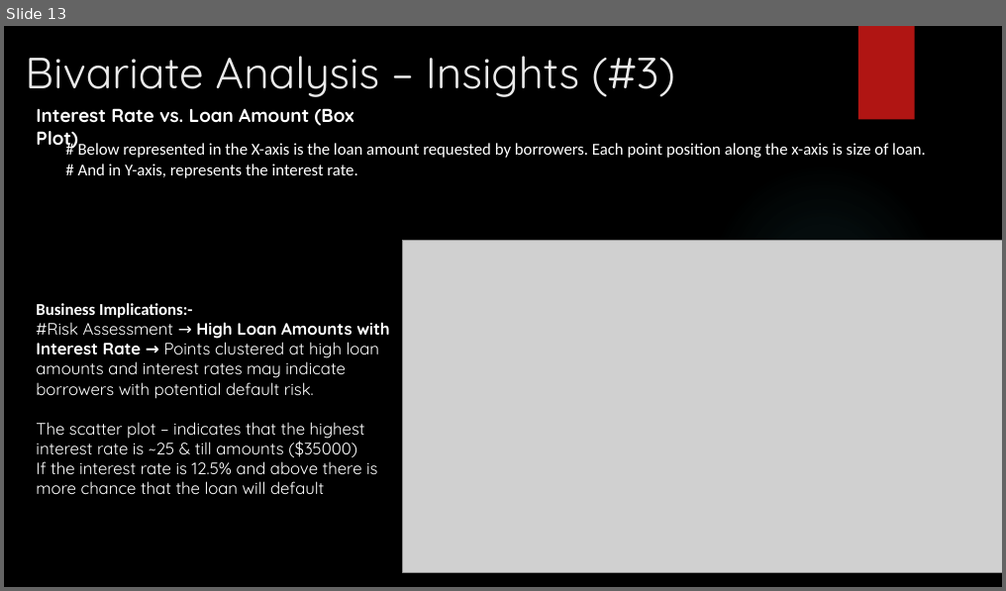
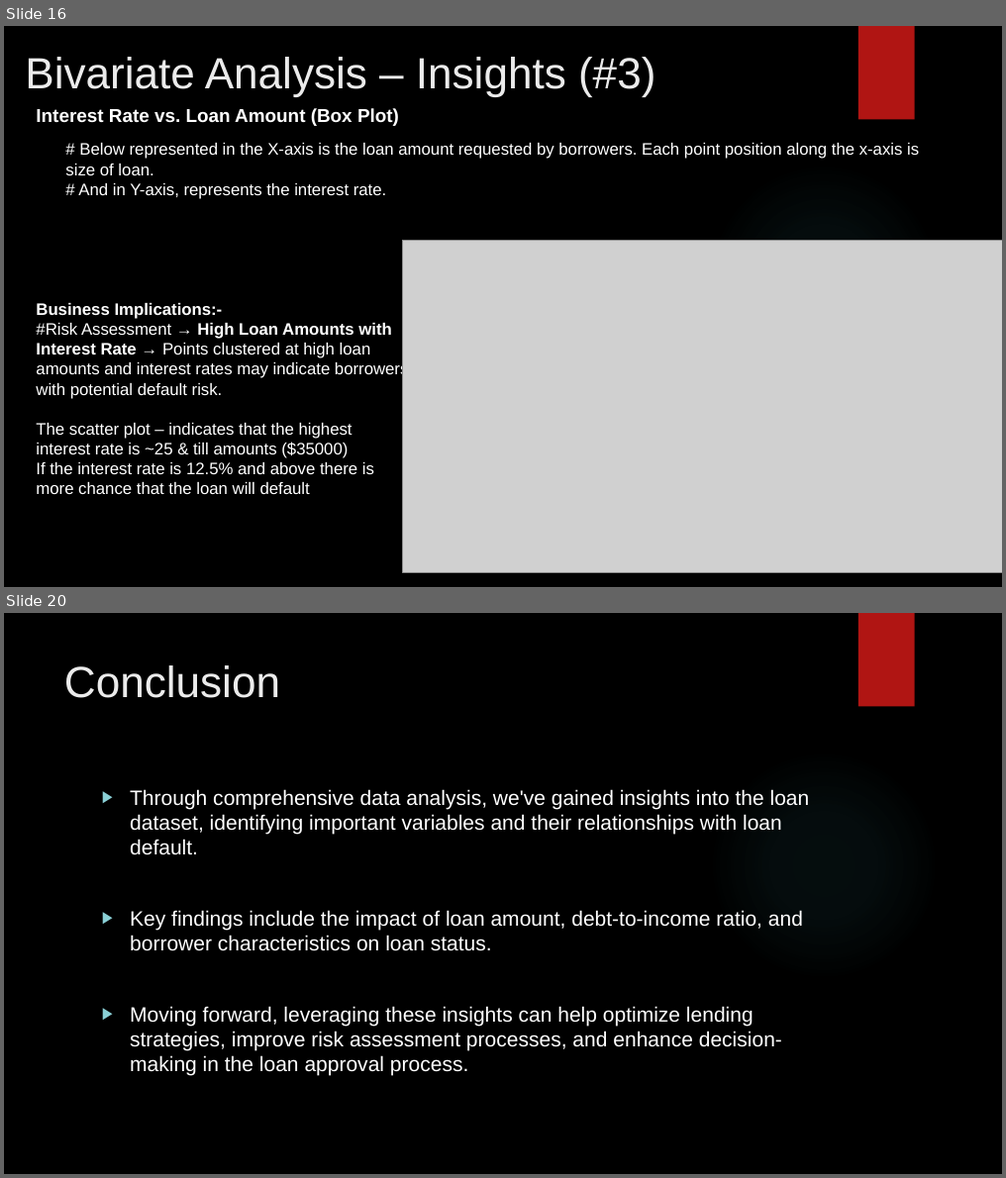
Before and after one commit to phanirajcm/LendingClubCaseStudy, a slide deck: Lending Club Case Study.pptx. Shown one above the other, each under a label of ours: slide 13 before the commit, slides 16 and 20 after it; the slides between them are not shown. The pictures are 1006x591 and 1006x1178 pixels, drawn with LibreOffice and Linux fonts; fonts in the diff are those of the drawing; grey boxes stand for pictures; background and template pictures are left out. Boxes give left, top, right and bottom in pixels: in the first picture for what was removed or moved away, otherwise in the second. Text is boxed around its words. In the diff, an @@ line names an element or a change of style, - is before the commit and + after.

```diff
--- a/Lending Club Case Study.pptx
+++ b/Lending Club Case Study.pptx
@@ slide 20 added at box(4, 613, 1002, 1174), background picture (left out); not listed: 2 template elements that a slide beside it also shows @@
@@ title added at box(64, 665, 280, 698), 42 pt, text #EBEBEB @@
+Conclusion
@@ text added at box(130, 789, 810, 1075), 20 pt, text #FFFFFF @@
+▶ Through comprehensive data analysis, we've gained insights into the loan dataset, identifying important variables and their relationships with loan default.
+▶ Key findings include the impact of loan amount, debt-to-income ratio, and borrower characteristics on loan status.
+▶ Moving forward, leveraging these insights can help optimize lending strategies, improve risk assessment processes, and enhance decision-making in the loan approval process.
@@ what was slide 13 is now slide 16 @@
@@ slide 16 changed as well @@
@@ title "Bivariate Analysis – Insights (#3)" at box(25, 57, 655, 97): font Quicksand to Arial @@
@@ text "Interest Rate vs. Loan Amount ..." at box(36, 108, 399, 126): font Quicksand to Arial @@
@@ text "# Below represented in the ..." at box(65, 143, 919, 199): font Calibri to Arial @@
@@ text "Business Implications:-" at box(36, 303, 408, 494): font Calibri to Arial in "Business Implications:-"; font Quicksand to Arial @@
```
Also in this commit, not shown: 12 other slides changed, 6 other slides added, 1 slide removed.
